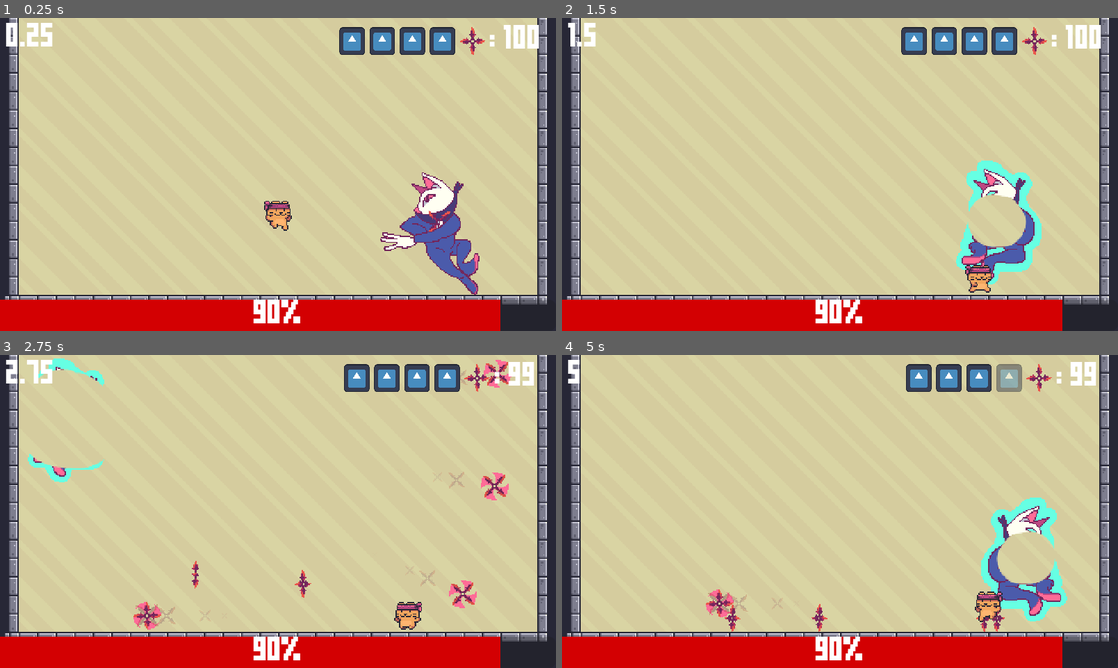
Above: before the commit, frames 1-4 (two rows, left to right).
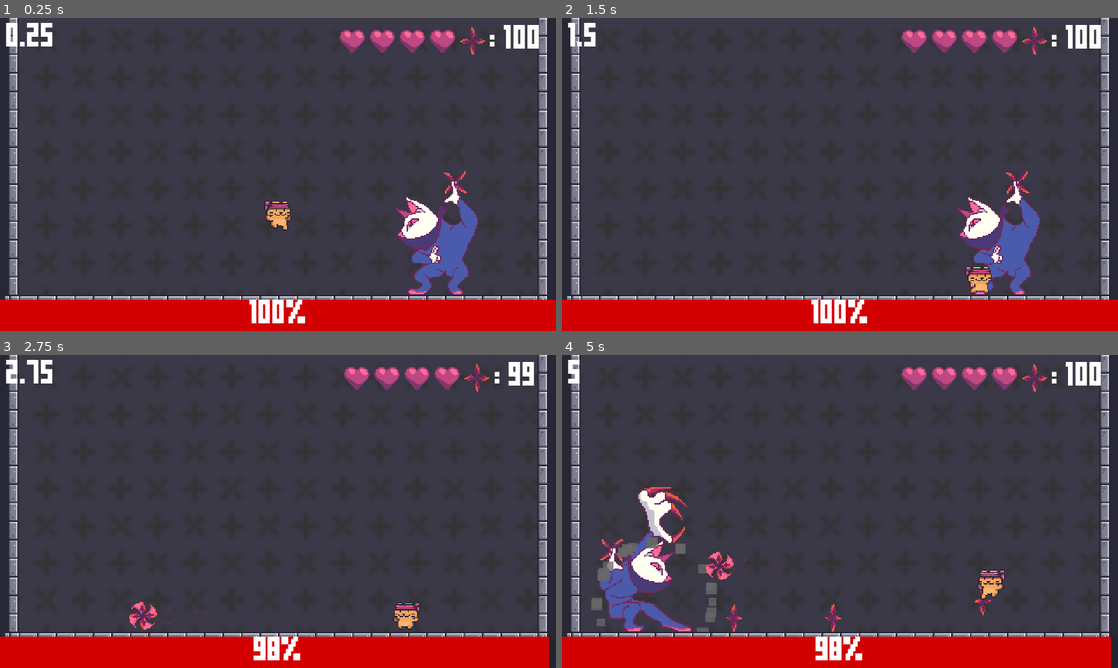
Above: after the commit, the same moments.

Repository: SnowyPeax/Community_Project_1_Johan
Game: Godot game, scene res://user/HalfdanMaps/NinjaTime.tscn
Two runs of this game, one before a commit and one after it. Both use one fixed random seed, a clock stepped at 60 frames per second and the inputs below. This scene is started directly instead of the project's main scene. The engine's default icon, where the game draws it, is replaced by a stand-in: a white triangle on a blue panel in a dark square.
Inputs:
- Up to frame 1 (0.25 s): no input
- Up to frame 2 (1.5 s): tap Enter (interact) at 0.5, 1.35 s; hold Space (jump) 0.53-1.28 s; hold D (right) from 0.53 s (still down)
- Up to frame 3 (2.75 s): tap Space (jump) at 1.52, 1.55, 1.82 s; release D (right) at 2.03 s; hold A (left) from 2.03 s (still down); hold Space (jump) from 2.03 s (still down); tap K at 2.1 s
- Up to frame 4 (5 s): release A (left) at 2.78 s; release Space (jump) at 2.78 s; hold D (right) 2.78-4.28 s; tap Space (jump) at 2.85, 3.02, 3.32, 4.52, 4.55, 4.82 s; hold Space (jump) 3.53-4.28 s; tap Enter (interact) at 3.6 s; hold A (left) from 4.28 s (still down); tap K at 4.35 s

The runs differ from the first frame. In frame 1, 82% of the frame differs, in the area x 3-100%, y 0-100%; in frame 2, 82%; in frame 3, 82%; in frame 4, 83%, in the area x 3-99%, y 0-100%.

Commit message:
finished ninja boss

Diff:
--- a/user/HalfdanMaps/NinjaTime.tscn
+++ b/user/HalfdanMaps/NinjaTime.tscn
@@ -1,15 +1,43 @@
-[gd_scene load_steps=9 format=3 uid="uid://b4npbw4spiffm"]
+[gd_scene load_steps=12 format=3 uid="uid://b4npbw4spiffm"]
 
 [ext_resource type="PackedScene" uid="uid://bv2o3xgv1pqg0" path="res://core/scenes/base_level.tscn" id="1_bi6di"]
+[ext_resource type="Texture2D" uid="uid://bjet3n631u7lu" path="res://user/HalfdanMaps/assets/GDC_NinjaCat_BG.png" id="2_hxqhv"]
 [ext_resource type="Script" path="res://user/HalfdanMaps/scripts/QuickCam.gd" id="2_s3tr4"]
 [ext_resource type="Script" path="res://user/HalfdanMaps/scripts/ThrowingStarsManager.gd" id="2_x5lqx"]
 [ext_resource type="PackedScene" uid="uid://dqr3fmynvyong" path="res://user/HalfdanMaps/instantiables/throwing_star.tscn" id="3_llq83"]
 [ext_resource type="Script" path="res://user/HalfdanMaps/scripts/DamageHandler.gd" id="4_yimat"]
-[ext_resource type="Texture2D" uid="uid://cua55hjebi75r" path="res://icon.svg" id="5_pbjsr"]
 [ext_resource type="Texture2D" uid="uid://dj8uxwl3bocar" path="res://user/HalfdanMaps/assets/throwing_star1.png" id="6_bd6xy"]
+[ext_resource type="Texture2D" uid="uid://cqdkn1b7m473c" path="res://user/HalfdanMaps/assets/GDC_player_heart.png" id="7_gy5d4"]
 [ext_resource type="PackedScene" uid="uid://bpwpwxp70me6h" path="res://user/HalfdanMaps/ninjaboss/ninja_boss.tscn" id="7_nhn11"]
 
-[node name="BaseLevel" instance=ExtResource("1_bi6di")]
+[sub_resource type="Animation" id="Animation_3pup1"]
+resource_name = "hit"
+length = 0.1
+tracks/0/type = "value"
+tracks/0/imported = false
+tracks/0/enabled = true
+tracks/0/path = NodePath("..:modulate")
+tracks/0/interp = 1
+tracks/0/loop_wrap = true
+tracks/0/keys = {
+"times": PackedFloat32Array(0, 0.1),
+"transitions": PackedFloat32Array(1, 1),
+"update": 0,
+"values": [Color(100, 100, 100, 1), Color(1, 1, 1, 1)]
+}
+
+[sub_resource type="AnimationLibrary" id="AnimationLibrary_8egyb"]
+_data = {
+"hit": SubResource("Animation_3pup1")
+}
+
+[node name="NinjaTime" instance=ExtResource("1_bi6di")]
+
+[node name="Background" parent="." index="0"]
+texture = ExtResource("2_hxqhv")
+
+[node name="Player" parent="." index="1"]
+jump_velocity = -450.0
 
 [node name="ThrowingStars" type="Node2D" parent="Player" index="5" node_paths=PackedStringArray("counter")]
 script = ExtResource("2_x5lqx")
@@ -19,6 +47,11 @@
 [node name="DamageHandler" type="Node2D" parent="Player" index="6" node_paths=PackedStringArray("hp_vis")]
 script = ExtResource("4_yimat")
 hp_vis = NodePath("../../CanvasLayer/MarginContainer/HBoxContainer")
+
+[node name="AnimationPlayer" type="AnimationPlayer" parent="Player/DamageHandler" index="0"]
+libraries = {
+"": SubResource("AnimationLibrary_8egyb")
+}
 
 [node name="Autotiles" parent="." index="2"]
 position = Vector2(-32, 72)
@@ -45,25 +78,25 @@
 [node name="hp1" type="TextureRect" parent="CanvasLayer/MarginContainer/HBoxContainer" index="0"]
 custom_minimum_size = Vector2(22, 0)
 layout_mode = 2
-texture = ExtResource("5_pbjsr")
+texture = ExtResource("7_gy5d4")
 expand_mode = 4
 
 [node name="hp2" type="TextureRect" parent="CanvasLayer/MarginContainer/HBoxContainer" index="1"]
 custom_minimum_size = Vector2(22, 0)
 layout_mode = 2
-texture = ExtResource("5_pbjsr")
+texture = ExtResource("7_gy5d4")
 expand_mode = 4
 
 [node name="hp3" type="TextureRect" parent="CanvasLayer/MarginContainer/HBoxContainer" index="2"]
 custom_minimum_size = Vector2(22, 0)
 layout_mode = 2
-texture = ExtResource("5_pbjsr")
+texture = ExtResource("7_gy5d4")
 expand_mode = 4
 
 [node name="hp4" type="TextureRect" parent="CanvasLayer/MarginContainer/HBoxContainer" index="3"]
 custom_minimum_size = Vector2(22, 0)
 layout_mode = 2
-texture = ExtResource("5_pbjsr")
+texture = ExtResource("7_gy5d4")
 expand_mode = 4
 
 [node name="throwing_star_icon" type="TextureRect" parent="CanvasLayer/MarginContainer/HBoxContainer" index="4"]
--- a/user/HalfdanMaps/instantiables/throwing_star.gd
+++ b/user/HalfdanMaps/instantiables/throwing_star.gd
@@ -23,7 +23,7 @@
 var droppable = true
 func _on_body_entered(body):
 	if body.name == "Player" and not friendly:
-		body.get_node("DamageHandler").damage(1)
+		body.get_node("DamageHandler").damage(2)
 	elif drops and droppable:
 		droppable = false
 		var c = collectable.instantiate()
@@ -32,3 +32,7 @@
 		c.apply_force(-speed * direction * last_delta * 1000 + Vector2(0, -10000))
 		get_tree().root.add_child(c)
 		queue_free()
+
+func _on_area_shape_entered(area_rid, area, area_shape_index, local_shape_index):
+	if area.name == "NinjaBoss" and friendly:
+		area.damage(1)
--- a/user/HalfdanMaps/instantiables/throwing_star.tscn
+++ b/user/HalfdanMaps/instantiables/throwing_star.tscn
@@ -103,5 +103,6 @@
 lifetime = 0.2
 preprocess = 0.2
 
+[connection signal="area_shape_entered" from="." to="." method="_on_area_shape_entered"]
 [connection signal="body_entered" from="." to="." method="_on_body_entered"]
 [connection signal="timeout" from="Timer" to="." method="_on_timer_timeout"]
--- a/user/HalfdanMaps/ninjaboss/ninja_boss.gd
+++ b/user/HalfdanMaps/ninjaboss/ninja_boss.gd
@@ -8,12 +8,26 @@
 
 @onready var delay = $delay
 
+@export var posy = 0
+
+var hp = 80.0
+var max_hp = 80.0
+
 var delay_time = 0.1
 
 # Called when the node enters the scene tree for the first time.
 func _ready():
 	anim.play("idle")
+	set_process(false)
 
+func _physics_process(delta):
+	if $AnimationPlayer.assigned_animation == "slam":
+		position.y = posy
+
+func tp_above():
+	posy = -80
+	position.x = player.position.x
+	set_process(true)
 
 var last_attack = ""
 func choose_attack():
@@ -38,19 +52,33 @@
 		s.drops = true
 		get_tree().root.add_child(s)
 
+
 var last_anim = ""
 func _on_animation_player_animation_finished(anim_name):
-	last_anim = anim_name
-	delay.start(delay_time)
+	if hp > 0:
+		last_anim = anim_name
+		delay.start(delay_time)
 
 
 func _on_delay_timeout():
 	if last_anim != "tp_away":
 		$AnimationPlayer.play("tp_away")
 	else:
+		monitorable = true
 		$AnimationPlayer.play(choose_attack())
 
 
 func _on_claws_right_body_entered(body):
 	if body.name == "Player":
 		body.get_node("DamageHandler").damage(2)
+
+var has_ended = false
+func damage(x):
+	hp -= x
+	$AnimationPlayer2.play("hit")
+	$CanvasLayer/VBoxContainer/ProgressBar.value = (hp / max_hp) * 100.0
+	if hp <= 0 and not has_ended:
+		$AnimatedSprite2D.visible = false
+		$GPUParticles2D2.emitting = true
+		Levelmanager.display_default_end_screen()
+		has_ended = true
--- a/user/HalfdanMaps/ninjaboss/ninja_boss.tscn
+++ b/user/HalfdanMaps/ninjaboss/ninja_boss.tscn
@@ -1,10 +1,11 @@
-[gd_scene load_steps=38 format=3 uid="uid://bpwpwxp70me6h"]
+[gd_scene load_steps=45 format=3 uid="uid://bpwpwxp70me6h"]
 
 [ext_resource type="Script" path="res://user/HalfdanMaps/ninjaboss/ninja_boss.gd" id="1_nakkb"]
 [ext_resource type="Texture2D" uid="uid://khlyrl6aw5e7" path="res://user/HalfdanMaps/assets/NinjaCat_Idle1.png" id="2_jt0cp"]
 [ext_resource type="PackedScene" uid="uid://dqr3fmynvyong" path="res://user/HalfdanMaps/instantiables/throwing_star.tscn" id="2_ttmey"]
 [ext_resource type="PackedScene" uid="uid://c126wly5ovdny" path="res://core/terrain/autotiles.tscn" id="3_cxxd2"]
 [ext_resource type="Texture2D" uid="uid://nwooy336xrfy" path="res://user/HalfdanMaps/assets/NinjaCat_charge.png" id="4_uuatv"]
+[ext_resource type="Texture2D" uid="uid://dkax70uk7dwkh" path="res://user/HalfdanMaps/assets/NinjaCat_slam.png" id="6_a7m7d"]
 [ext_resource type="Texture2D" uid="uid://craw5gm7rvin" path="res://user/HalfdanMaps/assets/NinjaCat_throw.png" id="6_a230y"]
 [ext_resource type="Texture2D" uid="uid://xaglhaw205l3" path="res://user/HalfdanMaps/assets/NinjaCat_teleport.png" id="6_ktlby"]
 
@@ -69,10 +70,22 @@
 tracks/4/interp = 1
 tracks/4/loop_wrap = true
 tracks/4/keys = {
-"times": PackedFloat32Array(0, 1),
+"times": PackedFloat32Array(0.7, 0.8),
 "transitions": PackedFloat32Array(1, 1),
 "update": 1,
 "values": [true, false]
+}
+tracks/5/type = "value"
+tracks/5/imported = false
+tracks/5/enabled = true
+tracks/5/path = NodePath("AnimatedSprite2D:visible")
+tracks/5/interp = 1
+tracks/5/loop_wrap = true
+tracks/5/keys = {
+"times": PackedFloat32Array(0),
+"transitions": PackedFloat32Array(1),
+"update": 1,
+"values": [true]
 }
 
 [sub_resource type="Animation" id="Animation_6becn"]
@@ -132,14 +145,27 @@
 tracks/4/interp = 1
 tracks/4/loop_wrap = true
 tracks/4/keys = {
-"times": PackedFloat32Array(0, 1),
+"times": PackedFloat32Array(0.7, 0.8),
 "transitions": PackedFloat32Array(1, 1),
 "update": 1,
 "values": [true, false]
+}
+tracks/5/type = "value"
+tracks/5/imported = false
+tracks/5/enabled = true
+tracks/5/path = NodePath("AnimatedSprite2D:visible")
+tracks/5/interp = 1
+tracks/5/loop_wrap = true
+tracks/5/keys = {
+"times": PackedFloat32Array(0),
+"transitions": PackedFloat32Array(1),
+"update": 1,
+"values": [true]
 }
 
 [sub_resource type="Animation" id="Animation_maxoy"]
 resource_name = "idle"
+length = 2.0
 tracks/0/type = "value"
 tracks/0/imported = false
 tracks/0/enabled = true
@@ -152,20 +178,109 @@
 "update": 0,
 "values": [Vector2(136, 40)]
 }
+tracks/1/type = "value"
+tracks/1/imported = false
+tracks/1/enabled = true
+tracks/1/path = NodePath("AnimatedSprite2D:animation")
+tracks/1/interp = 1
+tracks/1/loop_wrap = true
+tracks/1/keys = {
+"times": PackedFloat32Array(0),
+"transitions": PackedFloat32Array(1),
+"update": 1,
+"values": [&"idle"]
+}
 
 [sub_resource type="Animation" id="Animation_qja02"]
 resource_name = "slam"
 tracks/0/type = "value"
 tracks/0/imported = false
-tracks/0/enabled = true
+tracks/0/enabled = false
 tracks/0/path = NodePath(".:position")
 tracks/0/interp = 1
 tracks/0/loop_wrap = true
 tracks/0/keys = {
-"times": PackedFloat32Array(0, 0.4, 0.6, 1),
+"times": PackedFloat32Array(0, 0.5, 0.6, 1),
 "transitions": PackedFloat32Array(1, 1, 1, 1),
 "update": 0,
 "values": [Vector2(0, -80), Vector2(0, -80), Vector2(0, 40), Vector2(0, 40)]
+}
+tracks/1/type = "value"
+tracks/1/imported = false
+tracks/1/enabled = true
+tracks/1/path = NodePath("AnimatedSprite2D:animation")
+tracks/1/interp = 1
+tracks/1/loop_wrap = true
+tracks/1/keys = {
+"times": PackedFloat32Array(0, 0.5),
+"transitions": PackedFloat32Array(1, 1),
+"update": 1,
+"values": [&"slam1", &"slam2"]
+}
+tracks/2/type = "value"
+tracks/2/imported = false
+tracks/2/enabled = true
+tracks/2/path = NodePath("GPUParticles2D:emitting")
+tracks/2/interp = 1
+tracks/2/loop_wrap = true
+tracks/2/keys = {
+"times": PackedFloat32Array(0.1),
+"transitions": PackedFloat32Array(1),
+"update": 1,
+"values": [true]
+}
+tracks/3/type = "method"
+tracks/3/imported = false
+tracks/3/enabled = true
+tracks/3/path = NodePath(".")
+tracks/3/interp = 1
+tracks/3/loop_wrap = true
+tracks/3/keys = {
+"times": PackedFloat32Array(0, 0.6),
+"transitions": PackedFloat32Array(1, 1),
+"values": [{
+"args": [],
+"method": &"tp_above"
+}, {
+"args": [false],
+"method": &"set_process"
+}]
+}
+tracks/4/type = "value"
+tracks/4/imported = false
+tracks/4/enabled = true
+tracks/4/path = NodePath(".:posy")
+tracks/4/interp = 1
+tracks/4/loop_wrap = true
+tracks/4/keys = {
+"times": PackedFloat32Array(0, 0.5, 0.6),
+"transitions": PackedFloat32Array(1, 1, 1),
+"update": 1,
+"values": [-80, -80, 40]
+}
+tracks/5/type = "value"
+tracks/5/imported = false
+tracks/5/enabled = true
+tracks/5/path = NodePath("ClawsDown:monitoring")
+tracks/5/interp = 1
+tracks/5/loop_wrap = true
+tracks/5/keys = {
+"times": PackedFloat32Array(0.5, 0.7),
+"transitions": PackedFloat32Array(1, 1),
+"update": 1,
+"values": [true, false]
+}
+tracks/6/type = "value"
+tracks/6/imported = false
+tracks/6/enabled = true
+tracks/6/path = NodePath("AnimatedSprite2D:visible")
+tracks/6/interp = 1
+tracks/6/loop_wrap = true
+tracks/6/keys = {
+"times": PackedFloat32Array(0),
+"transitions": PackedFloat32Array(1),
+"update": 1,
+"values": [true]
 }
 
 [sub_resource type="Animation" id="Animation_5beca"]
@@ -189,12 +304,60 @@
 tracks/1/interp = 1
 tracks/1/loop_wrap = true
 tracks/1/keys = {
-"times": PackedFloat32Array(0.3),
+"times": PackedFloat32Array(0.6),
 "transitions": PackedFloat32Array(1),
 "values": [{
 "args": [false],
 "method": &"throw_shuriken"
 }]
+}
+tracks/2/type = "value"
+tracks/2/imported = false
+tracks/2/enabled = true
+tracks/2/path = NodePath("AnimatedSprite2D:flip_h")
+tracks/2/interp = 1
+tracks/2/loop_wrap = true
+tracks/2/keys = {
+"times": PackedFloat32Array(0),
+"transitions": PackedFloat32Array(1),
+"update": 1,
+"values": [true]
+}
+tracks/3/type = "value"
+tracks/3/imported = false
+tracks/3/enabled = true
+tracks/3/path = NodePath("AnimatedSprite2D:animation")
+tracks/3/interp = 1
+tracks/3/loop_wrap = true
+tracks/3/keys = {
+"times": PackedFloat32Array(0, 0.6),
+"transitions": PackedFloat32Array(1, 1),
+"update": 1,
+"values": [&"throw1", &"throw2"]
+}
+tracks/4/type = "value"
+tracks/4/imported = false
+tracks/4/enabled = true
+tracks/4/path = NodePath("GPUParticles2D:emitting")
+tracks/4/interp = 1
+tracks/4/loop_wrap = true
+tracks/4/keys = {
+"times": PackedFloat32Array(0),
+"transitions": PackedFloat32Array(1),
+"update": 1,
+"values": [true]
+}
+tracks/5/type = "value"
+tracks/5/imported = false
+tracks/5/enabled = true
+tracks/5/path = NodePath("AnimatedSprite2D:visible")
+tracks/5/interp = 1
+tracks/5/loop_wrap = true
+tracks/5/keys = {
+"times": PackedFloat32Array(0),
+"transitions": PackedFloat32Array(1),
+"update": 1,
+"values": [true]
 }
 
 [sub_resource type="Animation" id="Animation_tq86m"]
@@ -218,12 +381,60 @@
 tracks/1/interp = 1
 tracks/1/loop_wrap = true
 tracks/1/keys = {
-"times": PackedFloat32Array(0.3),
+"times": PackedFloat32Array(0.6),
 "transitions": PackedFloat32Array(1),
 "values": [{
 "args": [true],
 "method": &"throw_shuriken"
 }]
+}
+tracks/2/type = "value"
+tracks/2/imported = false
+tracks/2/enabled = true
+tracks/2/path = NodePath("AnimatedSprite2D:flip_h")
+tracks/2/interp = 1
+tracks/2/loop_wrap = true
+tracks/2/keys = {
+"times": PackedFloat32Array(0),
+"transitions": PackedFloat32Array(1),
+"update": 1,
+"values": [false]
+}
+tracks/3/type = "value"
+tracks/3/imported = false
+tracks/3/enabled = true
+tracks/3/path = NodePath("AnimatedSprite2D:animation")
+tracks/3/interp = 1
+tracks/3/loop_wrap = true
+tracks/3/keys = {
+"times": PackedFloat32Array(0, 0.6),
+"transitions": PackedFloat32Array(1, 1),
+"update": 1,
+"values": [&"throw1", &"throw2"]
+}
+tracks/4/type = "value"
+tracks/4/imported = false
+tracks/4/enabled = true
+tracks/4/path = NodePath("GPUParticles2D:emitting")
+tracks/4/interp = 1
+tracks/4/loop_wrap = true
+tracks/4/keys = {
+"times": PackedFloat32Array(0),
+"transitions": PackedFloat32Array(1),
+"update": 1,
+"values": [true]
+}
+tracks/5/type = "value"
+tracks/5/imported = false
+tracks/5/enabled = true
+tracks/5/path = NodePath("AnimatedSprite2D:visible")
+tracks/5/interp = 1
+tracks/5/loop_wrap = true
+tracks/5/keys = {
+"times": PackedFloat32Array(0),
+"transitions": PackedFloat32Array(1),
+"update": 1,
+"values": [true]
 }
 
 [sub_resource type="Animation" id="Animation_0bnfl"]
@@ -238,7 +449,7 @@
 "times": PackedFloat32Array(0),
 "transitions": PackedFloat32Array(1),
 "update": 0,
-"values": [Vector2(-180, -80)]
+"values": [Vector2(-188, -80)]
 }
 tracks/1/type = "method"
 tracks/1/imported = false
@@ -247,12 +458,60 @@
 tracks/1/interp = 1
 tracks/1/loop_wrap = true
 tracks/1/keys = {
-"times": PackedFloat32Array(0.3),
+"times": PackedFloat32Array(0.6),
 "transitions": PackedFloat32Array(1),
 "values": [{
 "args": [false],
 "method": &"throw_shuriken"
 }]
+}
+tracks/2/type = "value"
+tracks/2/imported = false
+tracks/2/enabled = true
+tracks/2/path = NodePath("AnimatedSprite2D:flip_h")
+tracks/2/interp = 1
+tracks/2/loop_wrap = true
+tracks/2/keys = {
+"times": PackedFloat32Array(0),
+"transitions": PackedFloat32Array(1),
+"update": 1,
+"values": [true]
+}
+tracks/3/type = "value"
+tracks/3/imported = false
+tracks/3/enabled = true
+tracks/3/path = NodePath("AnimatedSprite2D:animation")
+tracks/3/interp = 1
+tracks/3/loop_wrap = true
+tracks/3/keys = {
+"times": PackedFloat32Array(0, 0.6),
+"transitions": PackedFloat32Array(1, 1),
+"update": 1,
+"values": [&"throw_up1", &"throw_up2"]
+}
+tracks/4/type = "value"
+tracks/4/imported = false
+tracks/4/enabled = true
+tracks/4/path = NodePath("GPUParticles2D:emitting")
+tracks/4/interp = 1
+tracks/4/loop_wrap = true
+tracks/4/keys = {
+"times": PackedFloat32Array(0),
+"transitions": PackedFloat32Array(1),
+"update": 1,
+"values": [true]
+}
+tracks/5/type = "value"
+tracks/5/imported = false
+tracks/5/enabled = true
+tracks/5/path = NodePath("AnimatedSprite2D:visible")
+tracks/5/interp = 1
+tracks/5/loop_wrap = true
+tracks/5/keys = {
+"times": PackedFloat32Array(0),
+"transitions": PackedFloat32Array(1),
+"update": 1,
+"values": [true]
 }
 
 [sub_resource type="Animation" id="Animation_e3hn5"]
@@ -267,7 +526,7 @@
 "times": PackedFloat32Array(0),
 "transitions": PackedFloat32Array(1),
 "update": 0,
-"values": [Vector2(180, -80)]
+"values": [Vector2(188, -80)]
 }
 tracks/1/type = "method"
 tracks/1/imported = false
@@ -276,12 +535,60 @@
 tracks/1/interp = 1
 tracks/1/loop_wrap = true
 tracks/1/keys = {
-"times": PackedFloat32Array(0.3),
+"times": PackedFloat32Array(0.6),
 "transitions": PackedFloat32Array(1),
 "values": [{
 "args": [true],
 "method": &"throw_shuriken"
 }]
+}
+tracks/2/type = "value"
+tracks/2/imported = false
+tracks/2/enabled = true
+tracks/2/path = NodePath("AnimatedSprite2D:animation")
+tracks/2/interp = 1
+tracks/2/loop_wrap = true
+tracks/2/keys = {
+"times": PackedFloat32Array(0, 0.6),
+"transitions": PackedFloat32Array(1, 1),
+"update": 1,
+"values": [&"throw_up1", &"throw_up2"]
+}
+tracks/3/type = "value"
+tracks/3/imported = false
+tracks/3/enabled = true
+tracks/3/path = NodePath("AnimatedSprite2D:flip_h")
+tracks/3/interp = 1
+tracks/3/loop_wrap = true
+tracks/3/keys = {
+"times": PackedFloat32Array(0),
+"transitions": PackedFloat32Array(1),
+"update": 1,
+"values": [false]
+}
+tracks/4/type = "value"
+tracks/4/imported = false
+tracks/4/enabled = true
+tracks/4/path = NodePath("GPUParticles2D:emitting")
+tracks/4/interp = 1
+tracks/4/loop_wrap = true
+tracks/4/keys = {
+"times": PackedFloat32Array(0),
+"transitions": PackedFloat32Array(1),
+"update": 1,
+"values": [true]
+}
+tracks/5/type = "value"
+tracks/5/imported = false
+tracks/5/enabled = true
+tracks/5/path = NodePath("AnimatedSprite2D:visible")
+tracks/5/interp = 1
+tracks/5/loop_wrap = true
+tracks/5/keys = {
+"times": PackedFloat32Array(0),
+"transitions": PackedFloat32Array(1),
+"update": 1,
+"values": [true]
 }
 
 [sub_resource type="Animation" id="Animation_ja4lc"]
@@ -300,6 +607,30 @@
 "args": [&"tp_away", 1.0, false],
 "method": &"play"
 }]
+}
+tracks/1/type = "value"
+tracks/1/imported = false
+tracks/1/enabled = true
+tracks/1/path = NodePath(".:monitorable")
+tracks/1/interp = 1
+tracks/1/loop_wrap = true
+tracks/1/keys = {
+"times": PackedFloat32Array(0.2),
+"transitions": PackedFloat32Array(1),
+"update": 1,
+"values": [false]
+}
+tracks/2/type = "value"
+tracks/2/imported = false
+tracks/2/enabled = true
+tracks/2/path = NodePath("AnimatedSprite2D:visible")
+tracks/2/interp = 1
+tracks/2/loop_wrap = true
+tracks/2/keys = {
+"times": PackedFloat32Array(0.4),
+"transitions": PackedFloat32Array(1),
+"update": 1,
+"values": [false]
 }
 
 [sub_resource type="AnimationLibrary" id="AnimationLibrary_7gupi"]
@@ -323,6 +654,14 @@
 atlas = ExtResource("4_uuatv")
 region = Rect2(128, 0, 128, 128)
 
+[sub_resource type="AtlasTexture" id="AtlasTexture_xtyut"]
+atlas = ExtResource("6_a7m7d")
+region = Rect2(0, 0, 128, 128)
+
+[sub_resource type="AtlasTexture" id="AtlasTexture_i8aug"]
+atlas = ExtResource("6_a7m7d")
+region = Rect2(128, 0, 128, 128)
+
 [sub_resource type="AtlasTexture" id="AtlasTexture_lnqqp"]
 atlas = ExtResource("6_a230y")
 region = Rect2(0, 0, 128, 128)
@@ -383,6 +722,22 @@
 }],
 "loop": true,
 "name": &"idle",
+"speed": 5.0
+}, {
+"frames": [{
+"duration": 1.0,
+"texture": SubResource("AtlasTexture_xtyut")
+}],
+"loop": true,
+"name": &"slam1",
+"speed": 5.0
+}, {
+"frames": [{
+"duration": 1.0,
+"texture": SubResource("AtlasTexture_i8aug")
+}],
+"loop": true,
+"name": &"slam2",
 "speed": 5.0
 }, {
 "frames": [{
@@ -458,10 +813,13 @@
 
 [sub_resource type="CapsuleShape2D" id="CapsuleShape2D_mqhqm"]
 radius = 16.0
-height = 80.0
+height = 70.0
+
+[sub_resource type="RectangleShape2D" id="RectangleShape2D_ppkg2"]
+size = Vector2(80, 40)
 
 [sub_resource type="StyleBoxFlat" id="StyleBoxFlat_b3b78"]
-bg_color = Color(1, 0.164706, 0.227451, 1)
+bg_color = Color(1, 0.164706, 0.227451, 0.607843)
 
 [sub_resource type="StyleBoxFlat" id="StyleBoxFlat_1d727"]
 bg_color = Color(0.827451, 0, 0.00784314, 1)
@@ -471,10 +829,42 @@
 ProgressBar/colors/font_color = Color(1, 1, 1, 1)
 ProgressBar/styles/fill = SubResource("StyleBoxFlat_1d727")
 
+[sub_resource type="Animation" id="Animation_am1vc"]
+resource_name = "hit"
+length = 0.1
+tracks/0/type = "value"
+tracks/0/imported = false
+tracks/0/enabled = true
+tracks/0/path = NodePath("AnimatedSprite2D:self_modulate")
+tracks/0/interp = 1
+tracks/0/loop_wrap = true
+tracks/0/keys = {
+"times": PackedFloat32Array(0, 0.1),
+"transitions": PackedFloat32Array(1, 1),
+"update": 0,
+"values": [Color(100, 100, 100, 1), Color(1, 1, 1, 1)]
+}
+
+[sub_resource type="AnimationLibrary" id="AnimationLibrary_dkdog"]
+_data = {
+"hit": SubResource("Animation_am1vc")
+}
+
+[sub_resource type="ParticleProcessMaterial" id="ParticleProcessMaterial_5thwu"]
+particle_flag_disable_z = true
+spread = 180.0
+initial_velocity_min = 120.88
+initial_velocity_max = 120.88
+gravity = Vector3(0, 98, 0)
+scale_min = 8.0
+scale_max = 8.0
+color = Color(1, 0, 0, 1)
+
 [node name="NinjaBoss" type="Area2D"]
 position = Vector2(160, 40)
 script = ExtResource("1_nakkb")
 shuriken = ExtResource("2_ttmey")
+posy = -80
 
 [node name="CollisionShape2D" type="CollisionShape2D" parent="."]
 position = Vector2(0, 24)
@@ -496,7 +886,7 @@
 
 [node name="AnimatedSprite2D" type="AnimatedSprite2D" parent="."]
 sprite_frames = SubResource("SpriteFrames_x5n16")
-animation = &"throw_up2"
+animation = &"slam1"
 
 [node name="GPUParticles2D" type="GPUParticles2D" parent="."]
 position = Vector2(0, 24)
@@ -513,7 +903,7 @@
 monitoring = false
 
 [node name="CollisionShape2D" type="CollisionShape2D" parent="ClawsRight"]
-position = Vector2(40, 16)
+position = Vector2(40, 24)
 shape = SubResource("CapsuleShape2D_mqhqm")
 
 [node name="ClawsLeft" type="Area2D" parent="."]
@@ -523,8 +913,18 @@
 monitoring = false
 
 [node name="CollisionShape2D" type="CollisionShape2D" parent="ClawsLeft"]
-position = Vector2(40, 16)
+position = Vector2(44, 24)
 shape = SubResource("CapsuleShape2D_mqhqm")
+
+[node name="ClawsDown" type="Area2D" parent="."]
+position = Vector2(-80, 0)
+collision_layer = 0
+collision_mask = 16
+monitoring = false
+
+[node name="CollisionShape2D" type="CollisionShape2D" parent="ClawsDown"]
+position = Vector2(72, 44)
+shape = SubResource("RectangleShape2D_ppkg2")
 
 [node name="CanvasLayer" type="CanvasLayer" parent="."]
 
@@ -533,7 +933,7 @@
 anchor_top = 1.0
 anchor_right = 1.0
 anchor_bottom = 1.0
-offset_top = -22.0
+offset_top = -26.0
 grow_horizontal = 2
 grow_vertical = 0
 
@@ -546,9 +946,24 @@
 [node name="ProgressBar" type="ProgressBar" parent="CanvasLayer/VBoxContainer"]
 layout_mode = 2
 theme = SubResource("Theme_ifrfi")
-value = 90.0
-
+value = 100.0
+
+[node name="AnimationPlayer2" type="AnimationPlayer" parent="."]
+libraries = {
+"": SubResource("AnimationLibrary_dkdog")
+}
+
+[node name="GPUParticles2D2" type="GPUParticles2D" parent="."]
+emitting = false
+amount = 80
+process_material = SubResource("ParticleProcessMaterial_5thwu")
+lifetime = 4.0
+one_shot = true
+explosiveness = 1.0
+
+[connection signal="area_entered" from="." to="." method="_on_area_entered"]
 [connection signal="animation_finished" from="AnimationPlayer" to="." method="_on_animation_player_animation_finished"]
 [connection signal="timeout" from="delay" to="." method="_on_delay_timeout"]
 [connection signal="body_entered" from="ClawsRight" to="." method="_on_claws_right_body_entered"]
 [connection signal="body_entered" from="ClawsLeft" to="." method="_on_claws_right_body_entered"]
+[connection signal="body_entered" from="ClawsDown" to="." method="_on_claws_right_body_entered"]
--- a/user/HalfdanMaps/scripts/DamageHandler.gd
+++ b/user/HalfdanMaps/scripts/DamageHandler.gd
@@ -6,6 +6,7 @@
 
 
 func damage(x):
+	$AnimationPlayer.play("hit")
 	hp -= x
 	update_hp()
 
Binary file added: user/HalfdanMaps/assets/GDC_NinjaCat_BG.png
Binary file added: user/HalfdanMaps/assets/GDC_player_heart.png
Binary file added: user/HalfdanMaps/assets/NinjaCat_slam.png
